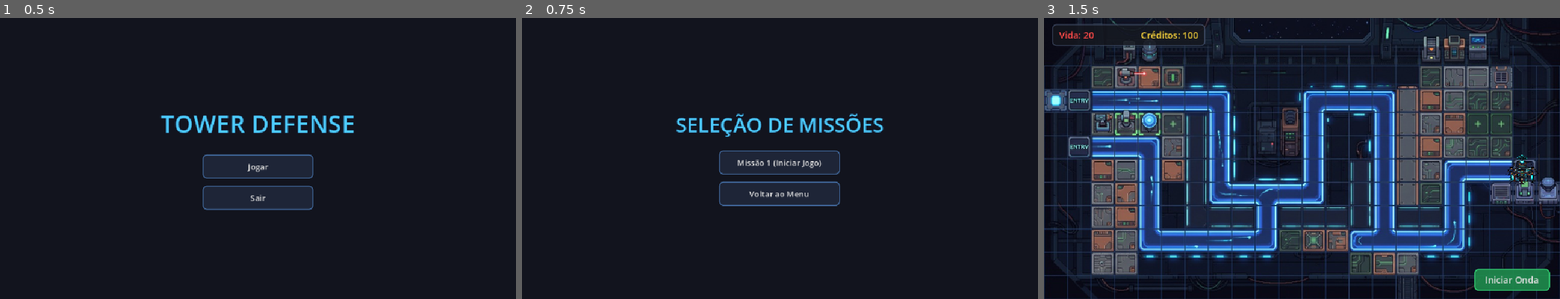
Above: before the commit, frames 1-3 (left to right).
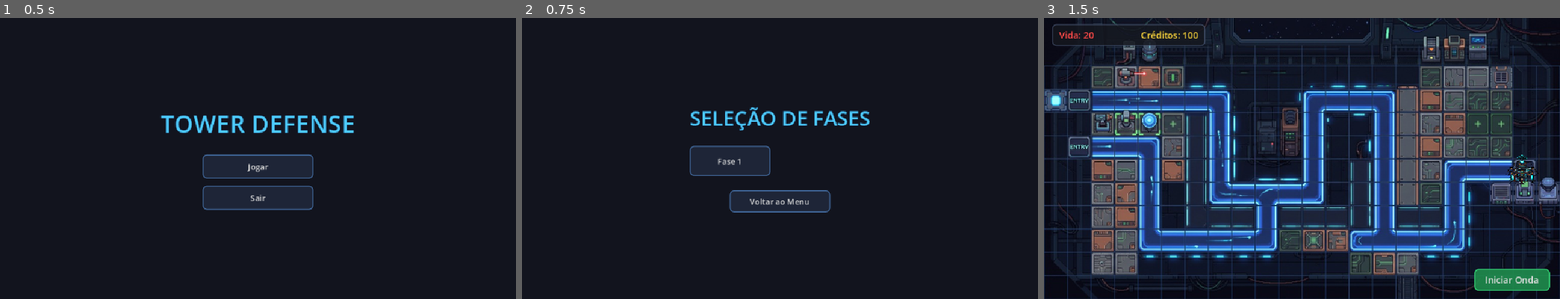
Above: after the commit, the same moments.

Repository: gabdalmazo/godot2dgame
Game: Godot game, scene res://MainMenu.tscn
The game is run twice, just before and just after one commit, with the same random seed, the same clock (stepped at 60 frames per second) and the same inputs.
Inputs:
- Up to frame 1 (0.5 s): no input
- Up to frame 2 (0.75 s): click "Jogar" at 0.5 s
- Up to frame 3 (1.5 s): click "Missão 1 (Iniciar Jogo)" (after the commit: "Fase 1") at 1.25 s

Frame 1 is identical in both runs. In frame 2, 5.7% of the frame differs, in the area x 29-71%, y 31-70%; in frame 3, nothing differs.

Commit message:
feat: add level selection screen, game manager logic, and initial game level scene

Diff:
--- a/novo-projeto-de-jogo/LevelSelect.gd
+++ b/novo-projeto-de-jogo/LevelSelect.gd
@@ -2,22 +2,46 @@
 extends Control
 
 ## Tela de Seleção de Níveis
-## Permite ao jogador escolher a fase ou retornar ao Menu Principal.
+## Apresenta as fases em um GridContainer e reseta o GameManager antes de carregar o nível.
 
-@export var test_level_scene: String = "res://test_level.tscn"
-@export var main_menu_scene: String = "res://MainMenu.tscn"
+@export var level_1_path: String = "res://Level_1.tscn"
 
-@onready var level_1_button: Button = %Level1Button
-@onready var back_button: Button = %BackButton
+@export_group("Referências de UI")
+@export var level_1_button: Button
+@export var back_button: Button
 
 func _ready() -> void:
+	# Busca referências caso não tenham sido vinculadas pelo Inspector
+	if level_1_button == null:
+		level_1_button = get_node_or_null("%Level1Button") as Button
+	if level_1_button == null:
+		level_1_button = find_child("Level1Button", true, false) as Button
+
+	if back_button == null:
+		back_button = get_node_or_null("%BackButton") as Button
+	if back_button == null:
+		back_button = find_child("BackButton", true, false) as Button
+
+	# Conexão dos sinais de clique dos botões
 	if level_1_button != null:
-		level_1_button.pressed.connect(_on_level_1_button_pressed)
+		level_1_button.pressed.connect(_on_level_1_pressed)
+	else:
+		push_warning("[LevelSelect] Botão da Fase 1 não encontrado!")
+
 	if back_button != null:
-		back_button.pressed.connect(_on_back_button_pressed)
+		back_button.pressed.connect(_on_back_pressed)
 
-func _on_level_1_button_pressed() -> void:
-	get_tree().change_scene_to_file(test_level_scene)
+func _on_level_1_pressed() -> void:
+	# Reseta o estado do jogo (vida = 20, recursos = 100) antes de iniciar
+	GameManager.resetar_estado(20, 100)
 
-func _on_back_button_pressed() -> void:
-	get_tree().change_scene_to_file(main_menu_scene)
+	if level_1_path.is_empty():
+		push_error("[LevelSelect] O caminho da Fase 1 está vazio!")
+		return
+
+	var err: Error = get_tree().change_scene_to_file(level_1_path)
+	if err != OK:
+		push_error("[LevelSelect] Falha ao carregar a cena '%s' (Erro: %d)" % [level_1_path, err])
+
+func _on_back_pressed() -> void:
+	get_tree().change_scene_to_file("res://MainMenu.tscn")
--- a/novo-projeto-de-jogo/LevelSelect.tscn
+++ b/novo-projeto-de-jogo/LevelSelect.tscn
@@ -44,7 +44,7 @@
 corner_radius_bottom_right = 8
 corner_radius_bottom_left = 8
 
-[node name="LevelSelect" type="Control"]
+[node name="LevelSelect" type="Control" node_paths=PackedStringArray("level_1_button", "back_button")]
 layout_mode = 3
 anchors_preset = 15
 anchor_right = 1.0
@@ -52,6 +52,8 @@
 grow_horizontal = 2
 grow_vertical = 2
 script = ExtResource("1_select")
+level_1_button = NodePath("CenterContainer/MarginContainer/VBoxContainer/GridContainer/Level1Button")
+back_button = NodePath("CenterContainer/MarginContainer/VBoxContainer/BackButton")
 
 [node name="ColorRect" type="ColorRect" parent="."]
 layout_mode = 1
@@ -79,33 +81,33 @@
 
 [node name="VBoxContainer" type="VBoxContainer" parent="CenterContainer/MarginContainer"]
 layout_mode = 2
-theme_override_constants/separation = 24
+theme_override_constants/separation = 28
 alignment = 1
 
 [node name="TitleLabel" type="Label" parent="CenterContainer/MarginContainer/VBoxContainer"]
 layout_mode = 2
-text = "SELEÇÃO DE MISSÕES"
+text = "SELEÇÃO DE FASES"
 label_settings = SubResource("LabelSettings_title")
 horizontal_alignment = 1
 
-[node name="ButtonsContainer" type="VBoxContainer" parent="CenterContainer/MarginContainer/VBoxContainer"]
+[node name="GridContainer" type="GridContainer" parent="CenterContainer/MarginContainer/VBoxContainer"]
 layout_mode = 2
-theme_override_constants/separation = 14
-alignment = 1
+theme_override_constants/h_separation = 16
+theme_override_constants/v_separation = 16
+columns = 3
 
-[node name="Level1Button" type="Button" parent="CenterContainer/MarginContainer/VBoxContainer/ButtonsContainer"]
+[node name="Level1Button" type="Button" parent="CenterContainer/MarginContainer/VBoxContainer/GridContainer"]
 unique_name_in_owner = true
-custom_minimum_size = Vector2(240, 48)
+custom_minimum_size = Vector2(160, 60)
 layout_mode = 2
-size_flags_horizontal = 4
 theme_override_styles/normal = SubResource("StyleBoxFlat_btn_normal")
 theme_override_styles/hover = SubResource("StyleBoxFlat_btn_hover")
 theme_override_styles/pressed = SubResource("StyleBoxFlat_btn_pressed")
-text = "Missão 1 (Iniciar Jogo)"
+text = "Fase 1"
 
-[node name="BackButton" type="Button" parent="CenterContainer/MarginContainer/VBoxContainer/ButtonsContainer"]
+[node name="BackButton" type="Button" parent="CenterContainer/MarginContainer/VBoxContainer"]
 unique_name_in_owner = true
-custom_minimum_size = Vector2(240, 48)
+custom_minimum_size = Vector2(200, 44)
 layout_mode = 2
 size_flags_horizontal = 4
 theme_override_styles/normal = SubResource("StyleBoxFlat_btn_normal")
--- /dev/null
+++ b/novo-projeto-de-jogo/Level_1.tscn
@@ -0,0 +1,64 @@
+[gd_scene format=3 uid="uid://b7n1aby5576ke"]
+
+[ext_resource type="Texture2D" uid="uid://dfp72u1sj88a0" path="res://map_background.png" id="1_bg"]
+[ext_resource type="Script" uid="uid://8a0e4buglekd" path="res://wave_manager.gd" id="2_wave"]
+[ext_resource type="PackedScene" uid="uid://c6y7a2b3c4d5e" path="res://enemy.tscn" id="3_enemy"]
+[ext_resource type="PackedScene" uid="uid://d1e2f3a4b5c6d" path="res://player_base.tscn" id="4_base"]
+[ext_resource type="PackedScene" uid="uid://81ao4exr1iim" path="res://game_over_modal.tscn" id="5_modal"]
+[ext_resource type="Script" uid="uid://grkyxl40fq0f" path="res://TowerBuilder.gd" id="6_builder"]
+[ext_resource type="PackedScene" uid="uid://c8x1y203a4b5c" path="res://Tower.tscn" id="7_tower"]
+[ext_resource type="PackedScene" uid="uid://b7h8u9d0a1c2e" path="res://HUD.tscn" id="8_hud"]
+
+[sub_resource type="TileSet" id="TileSet_level"]
+tile_size = Vector2i(46, 46)
+custom_data_layer_0/name = "buildable"
+custom_data_layer_0/type = 1
+
+[sub_resource type="Curve2D" id="Curve2D_path_top"]
+_data = {
+"points": PackedVector2Array(0, 0, 0, 0, 0, 164, 0, 0, 9.9, 0, 330, 164, 0, -9.9, 0, 0, 348, 182, 0, 0, 0, 9.9, 348, 331, -9.9, 0, 0, 0, 366, 349, 0, 0, 9.9, 0, 517, 349, 0, 9.9, 0, 0, 535, 331, 0, 0, 0, -9.9, 535, 181, -9.9, 0, 0, 0, 553, 163, 0, 0, 9.9, 0, 655, 163, 0, -9.9, 0, 0, 673, 181, 0, 0, 0, 9.9, 673, 425, -9.9, 0, 0, 0, 691, 443, 0, 0, 9.9, 0, 797, 443, 0, 9.9, 0, 0, 815, 425, 0, 0, 0, -9.9, 815, 321, -9.9, 0, 0, 0, 833, 303, 0, 0, 0, 0, 950, 303)
+}
+point_count = 18
+
+[sub_resource type="Curve2D" id="Curve2D_path_bottom"]
+_data = {
+"points": PackedVector2Array(0, 0, 0, 0, 0, 256, 0, 0, 9.9, 0, 190, 256, 0, -9.9, 0, 0, 208, 274, 0, 0, 0, 9.9, 208, 424, -9.9, 0, 0, 0, 226, 442, 0, 0, 9.9, 0, 423, 442, 0, 9.9, 0, 0, 441, 424, 0, 0, 0, -9.9, 441, 367, -9.9, 0, 0, 0, 459, 349, 0, 0, 9.9, 0, 517, 349, 0, 9.9, 0, 0, 535, 331, 0, 0, 0, -9.9, 535, 181, -9.9, 0, 0, 0, 553, 163, 0, 0, 9.9, 0, 655, 163, 0, -9.9, 0, 0, 673, 181, 0, 0, 0, 9.9, 673, 425, -9.9, 0, 0, 0, 691, 443, 0, 0, 9.9, 0, 797, 443, 0, 9.9, 0, 0, 815, 425, 0, 0, 0, -9.9, 815, 321, -9.9, 0, 0, 0, 833, 303, 0, 0, 0, 0, 950, 303)
+}
+point_count = 22
+
+[node name="TestLevel" type="Node2D"]
+
+[node name="Background" type="Sprite2D" parent="."]
+z_index = -10
+texture = ExtResource("1_bg")
+centered = false
+
+[node name="TileMap" type="TileMap" parent="."]
+tile_set = SubResource("TileSet_level")
+format = 2
+
+[node name="Path2D" type="Path2D" parent="."]
+curve = SubResource("Curve2D_path_top")
+
+[node name="Path2D_Bottom" type="Path2D" parent="."]
+curve = SubResource("Curve2D_path_bottom")
+
+[node name="PlayerBase" parent="." instance=ExtResource("4_base")]
+position = Vector2(950, 303)
+
+[node name="WaveManager" type="Node" parent="." node_paths=PackedStringArray("spawn_point", "spawn_points", "hud")]
+script = ExtResource("2_wave")
+enemy_scene = ExtResource("3_enemy")
+spawn_point = NodePath("../Path2D")
+spawn_points = [NodePath("../Path2D"), NodePath("../Path2D_Bottom")]
+hud = NodePath("../HUD")
+
+[node name="GameOverModal" parent="." instance=ExtResource("5_modal")]
+
+[node name="TowerBuilder" type="Node2D" parent="." node_paths=PackedStringArray("tilemap")]
+script = ExtResource("6_builder")
+tilemap = NodePath("../TileMap")
+tower_scene = ExtResource("7_tower")
+tower_cost = 50
+
+[node name="HUD" parent="." instance=ExtResource("8_hud")]
--- a/novo-projeto-de-jogo/game_manager.gd
+++ b/novo-projeto-de-jogo/game_manager.gd
@@ -44,10 +44,14 @@
 		game_over.emit()
 		print("GAME OVER: A base foi destruída!")
 
-func reiniciar_jogo() -> void:
-	vida_jogador = 20
-	recursos_globais = 100
+func resetar_estado(vida_inicial: int = 20, dinheiro_inicial: int = 100) -> void:
+	vida_jogador = vida_inicial
+	recursos_globais = dinheiro_inicial
 	vida_atualizada.emit(vida_jogador)
 	recursos_atualizados.emit(recursos_globais)
 	get_tree().paused = false
+	print("[GameManager] Estado resetado: Vida = ", vida_jogador, " | Recursos = ", recursos_globais)
+
+func reiniciar_jogo() -> void:
+	resetar_estado(20, 100)
 	get_tree().reload_current_scene()
